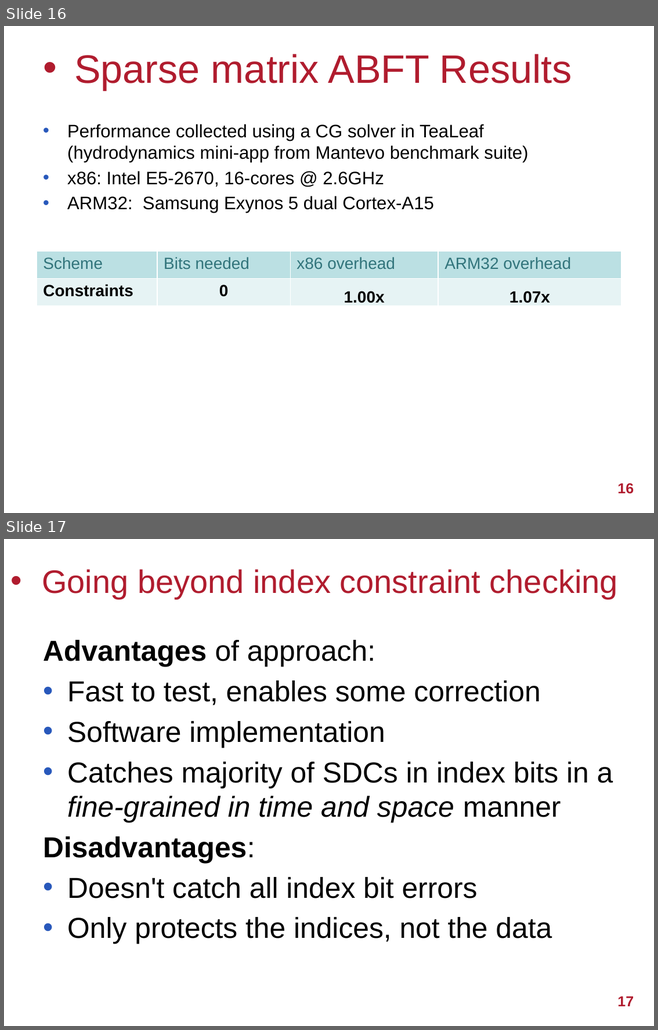
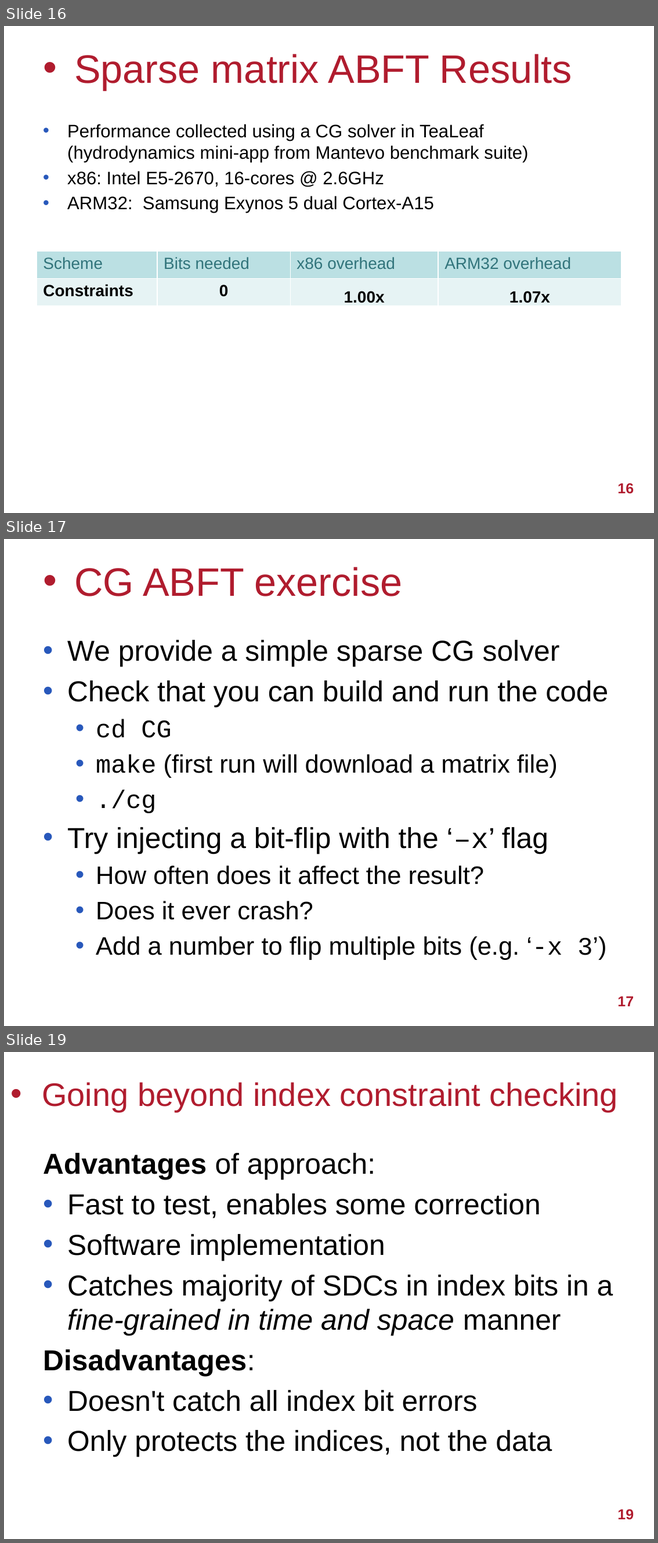
Before and after one commit to UoB-HPC/abft-training, a slide deck: sparse-abft.pptx. Shown one above the other, each under a label of ours: slides 16 and 17 before the commit, slides 16, 17 and 19 after it; the slides between them are not shown. The pictures are 658x1030 and 658x1543 pixels, drawn with LibreOffice and Linux fonts; fonts in the diff are those of the drawing; background and template pictures are left out. Boxes give left, top, right and bottom in pixels: in the first picture for what was removed or moved away, otherwise in the second. Text is boxed around its words. In the diff, an @@ line names an element or a change of style, - is before the commit and + after.

Commit message:
Add exercise slides for constraints and general usage

```diff
--- a/sparse-abft.pptx
+++ b/sparse-abft.pptx
@@ slide 17 added at [4,539,654,1026], background #FFFFFF @@
@@ title added at [74,567,402,596], 44 pt, text #B01C2E @@
+• CG ABFT exercise
@@ text added at [67,640,608,960], 28 pt, text #000000 @@
+• We provide a simple sparse CG solver
+• Check that you can build and run the code
+  • cd CG
+  • make (first run will download a matrix file)
+  • ./cg
+• Try injecting a bit-flip with the ‘–x’ flag
+  • How often does it affect the result?
+  • Does it ever crash?
+  • Add a number to flip multiple bits (e.g. ‘-x 3’)
@@ page number added at [617,997,633,1006], 16 pt, text #B01C2E, bold @@
+17
@@ what was slide 17 is now slide 19 @@
@@ page number at [617,1509,633,1520]: text changed @@
-17
+19
```
Also in this commit, not shown: 2 slides changed, 1 other slide added.
